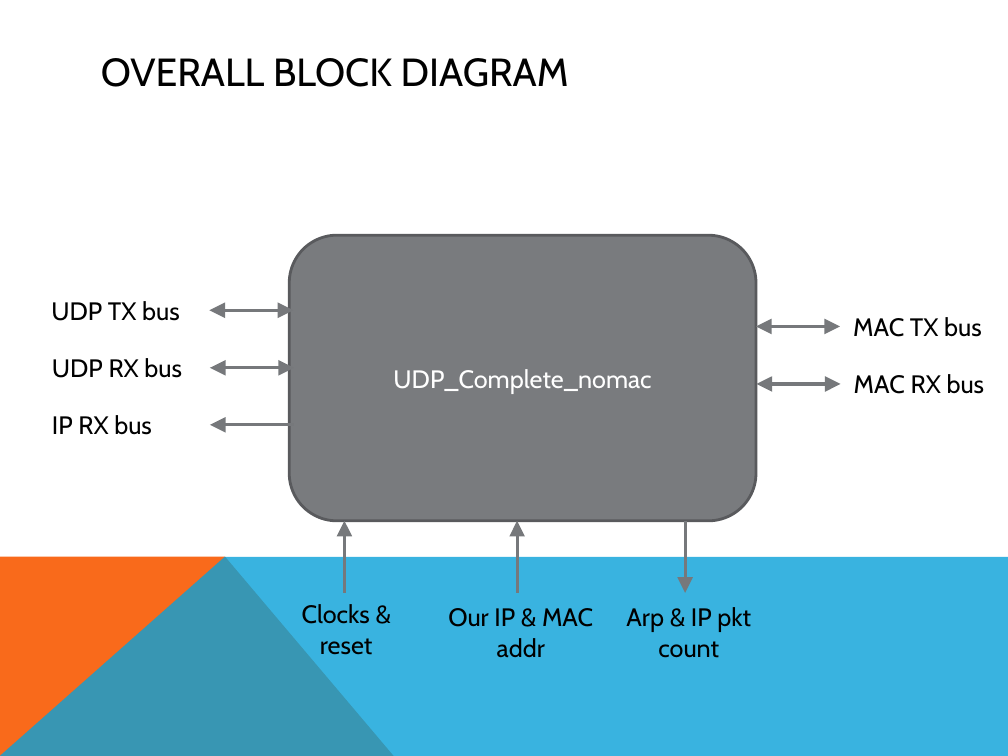
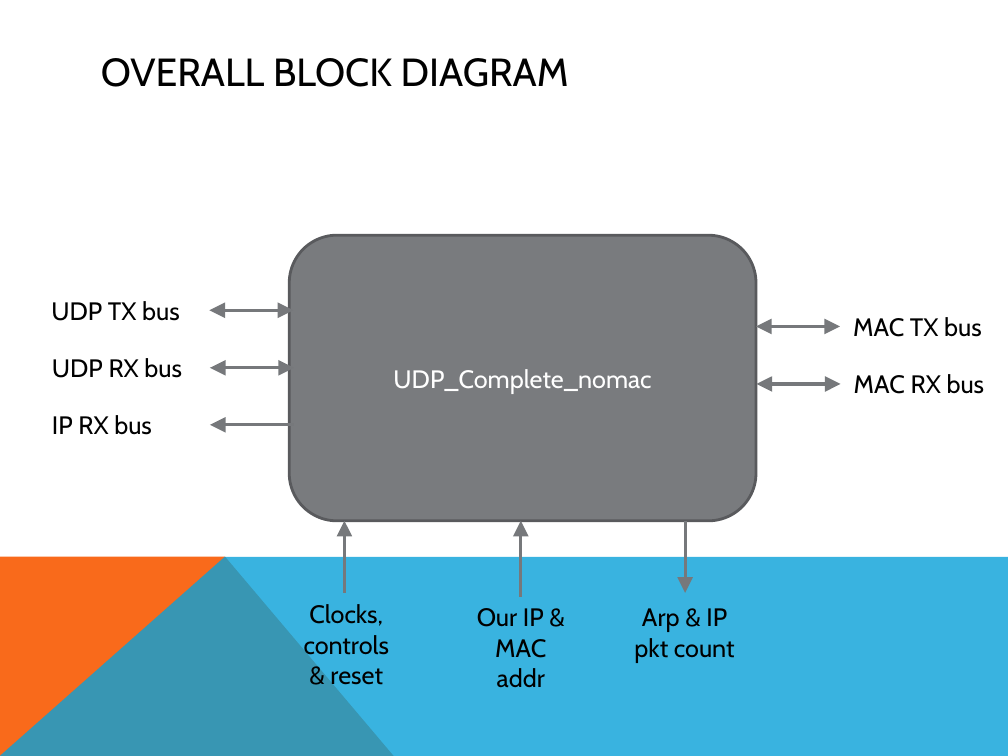
Before and after one commit to freecores/udp_ip_stack, a slide deck: slide 5 of doc/src/UDP_IP_Stack.pptx. Drawn at 1008x756 pixels with LibreOffice and Linux fonts; fonts in the diff are those of the drawing. Boxes give left, top, right and bottom in pixels: in the first picture for what was removed or moved away, otherwise in the second. Text is boxed around its words. In the diff, an @@ line names an element or a change of style, - is before the commit and + after.

Commit message:
V1.3 - ARP timeout and ARP cache reset control

```diff
--- a/doc/src/UDP_IP_Stack.pptx
+++ b/doc/src/UDP_IP_Stack.pptx
@@ arrow moved from (517, 521) - (517, 593) to (521, 521) - (521, 597) @@
@@ text "Our IP & MAC addr" rewrapped from (x1=448, y1=608, x2=593, y2=658) to (x1=477, y1=608, x2=546, y2=688) @@
@@ text "Arp & IP pkt count" rewrapped from (x1=626, y1=607, x2=751, y2=658) to (x1=634, y1=608, x2=735, y2=663) @@
@@ text at (x1=304, y1=604, x2=389, y2=690): text changed @@
-Clocks & reset
+Clocks, controls & reset
```
Also in this commit, not shown: 7 other slides changed, 17 other files.
